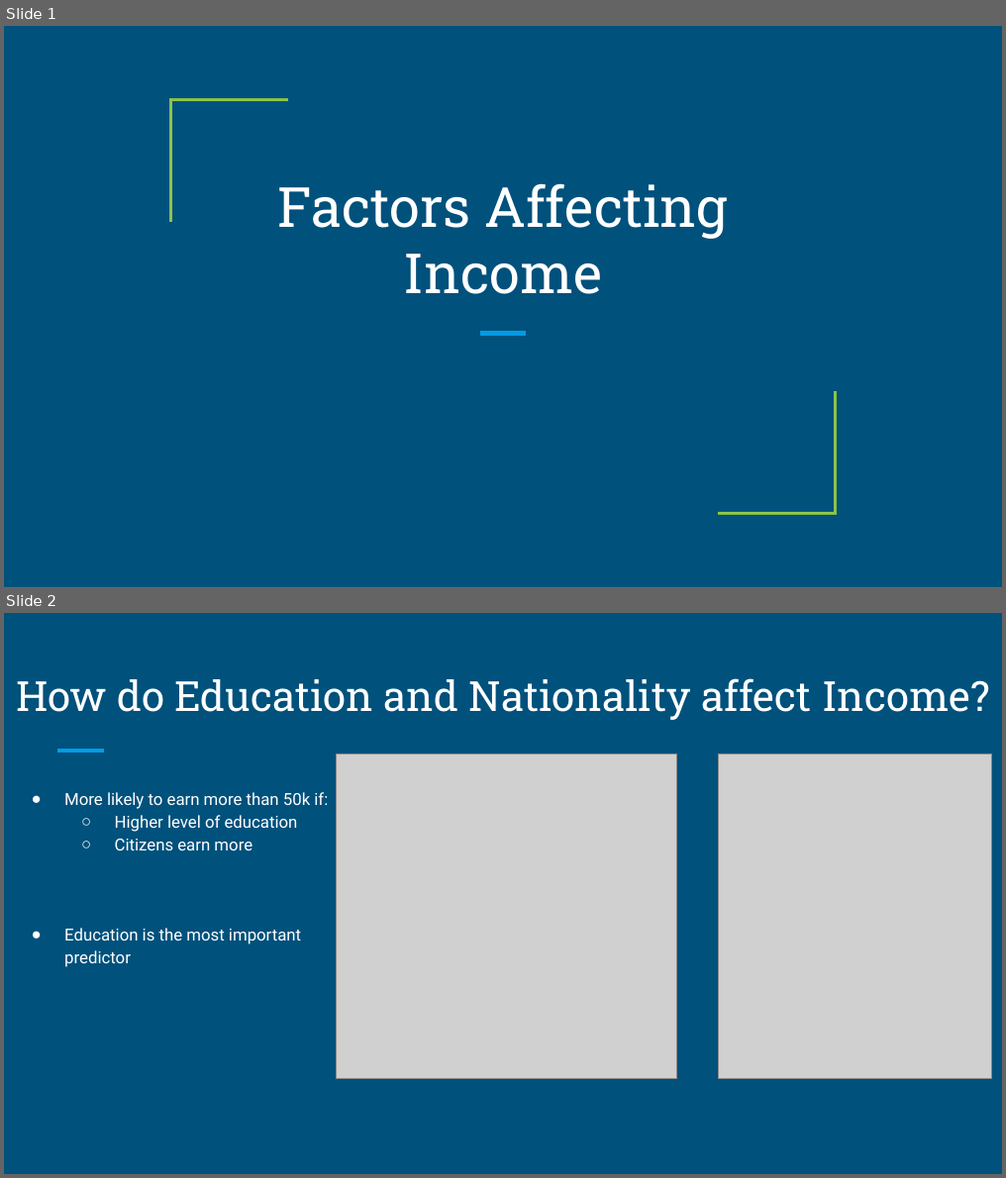
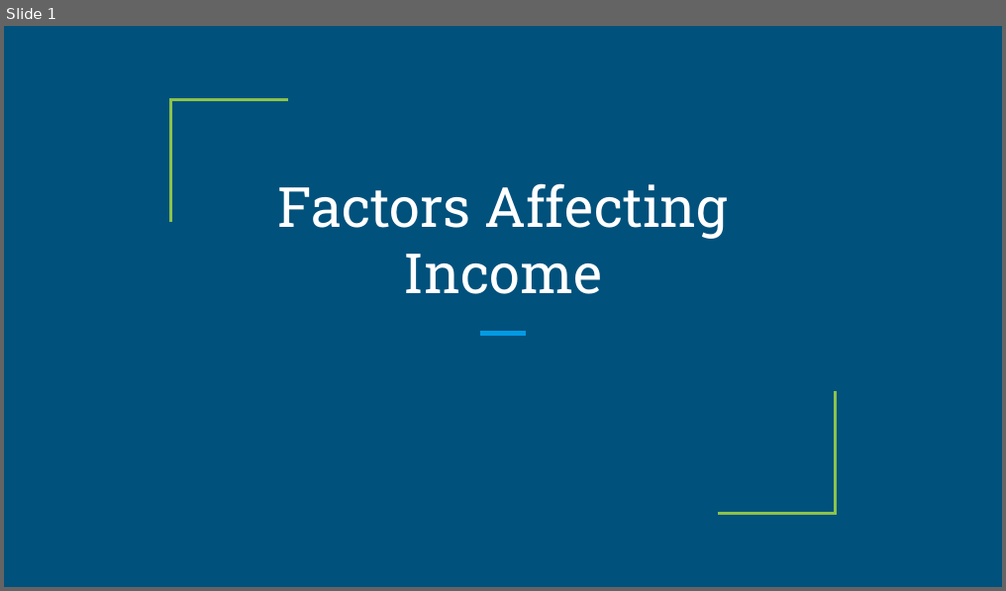
Before and after one commit to matthewgalloway/salary_predictions, a slide deck: Presentation.pptx. Shown one above the other, each under a label of ours: slides 1 and 2 before the commit, slide 1 after it. The pictures are 1006x1178 and 1006x591 pixels, drawn with LibreOffice and Linux fonts; fonts in the diff are those of the drawing; grey boxes stand for pictures. Boxes give left, top, right and bottom in pixels: in the first picture for what was removed or moved away, otherwise in the second. Text is boxed around its words. In the diff, an @@ line names an element or a change of style, - is before the commit and + after.

```diff
--- a/Presentation.pptx
+++ b/Presentation.pptx
@@ slide 2 removed at <box>4,613,1002,1174</box>, background #00517C @@
@@ title removed at <box>16,678,990,720</box> @@
-How do Education and Nationality affect Income?
@@ line removed from (57, 751) to (104, 751) @@
@@ picture removed at <box>337,755,676,1079</box> @@
@@ picture removed at <box>719,755,992,1079</box> @@
@@ text removed at <box>64,792,328,967</box> @@
-● More likely to earn more than 50k if:
-  ○ Higher level of education
-  ○ Citizens earn more
-● Education is the most important predictor
```
Also in this commit, not shown: 5 slides changed, 6 slides added, 5 other slides removed, 5 other files.
